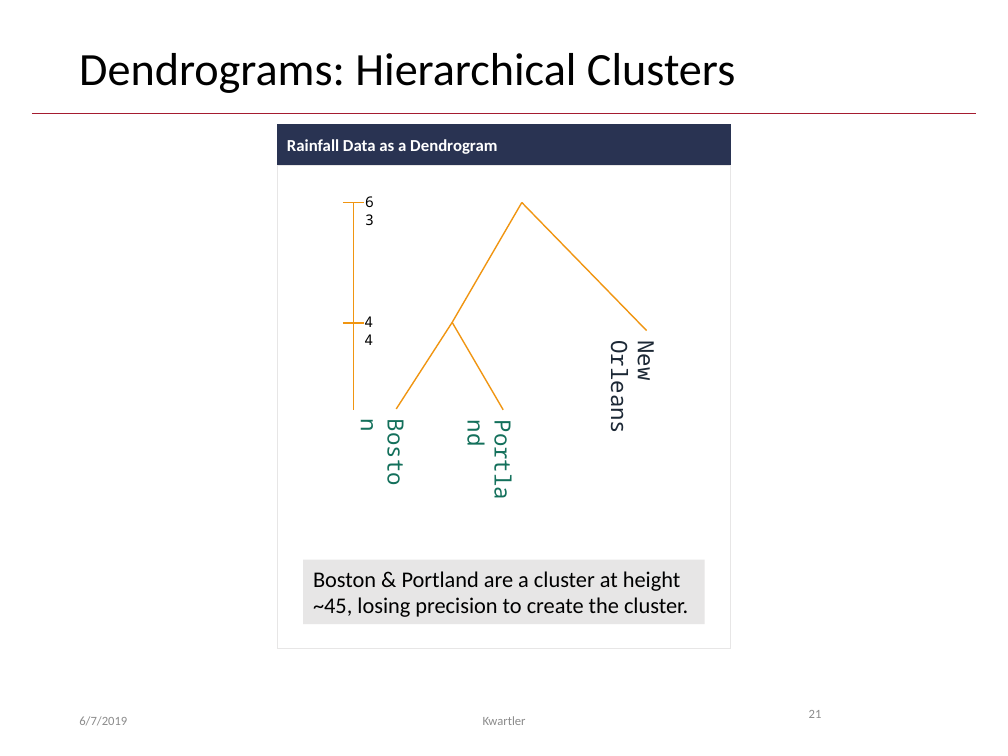
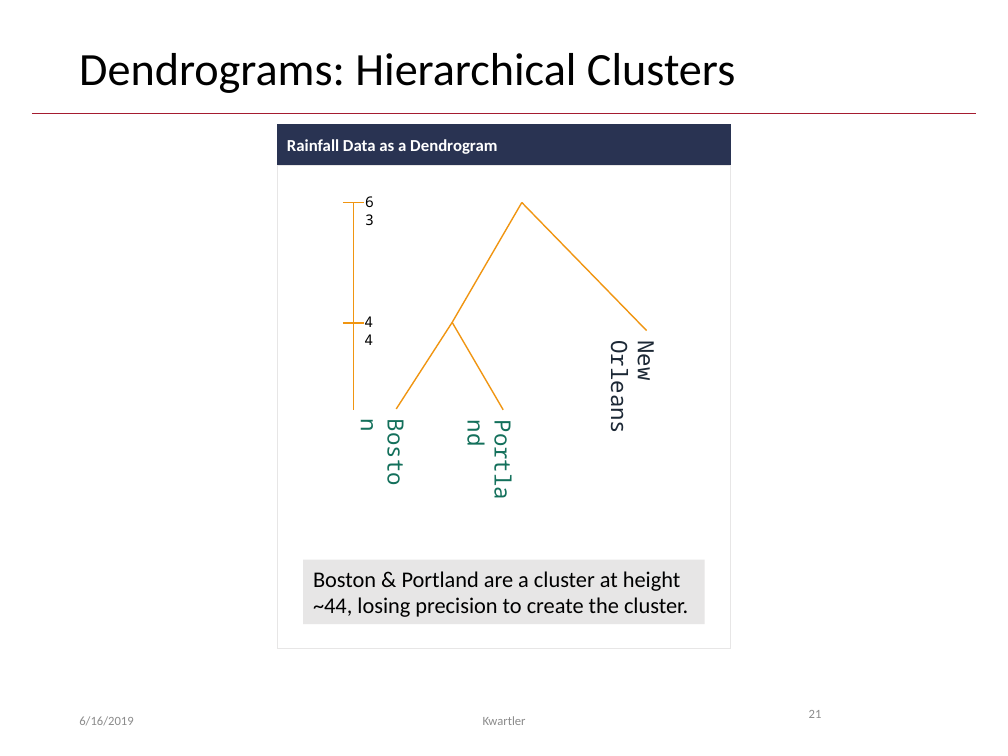
Before and after one commit to kwartler/GSERM_TextMining, a slide deck: slide 21 of B_Tuesday/GSERM_Tuesday_Basic_Visuals_v2.pptx. Drawn at 1008x756 pixels with LibreOffice and Linux fonts; fonts in the diff are those of the drawing; background and template pictures are left out. Boxes give left, top, right and bottom in pixels: in the first picture for what was removed or moved away, otherwise in the second. Text is boxed around its words. In the diff, an @@ line names an element or a change of style, - is before the commit and + after.

```diff
--- a/B_Tuesday/GSERM_Tuesday_Basic_Visuals_v2.pptx
+++ b/B_Tuesday/GSERM_Tuesday_Basic_Visuals_v2.pptx
@@ text in rectangle at bbox=[357, 571, 688, 617]: text changed @@
-Boston & Portland are a cluster at height ~45, losing precision to create the cluster.
+Boston & Portland are a cluster at height ~44, losing precision to create the cluster.
@@ text at bbox=[79, 716, 133, 726]: text changed @@
-6/7/2019
+6/16/2019
```
Also in this commit, not shown: 66 other slides changed.
